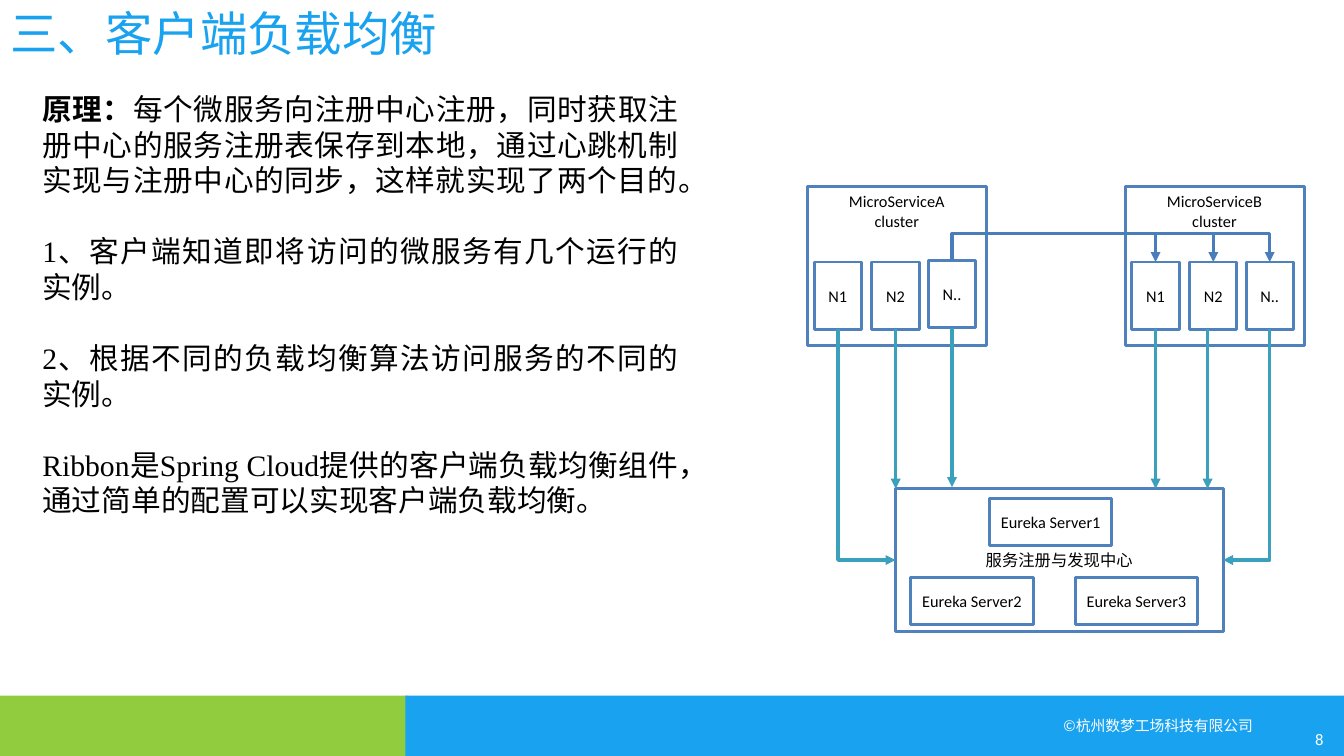
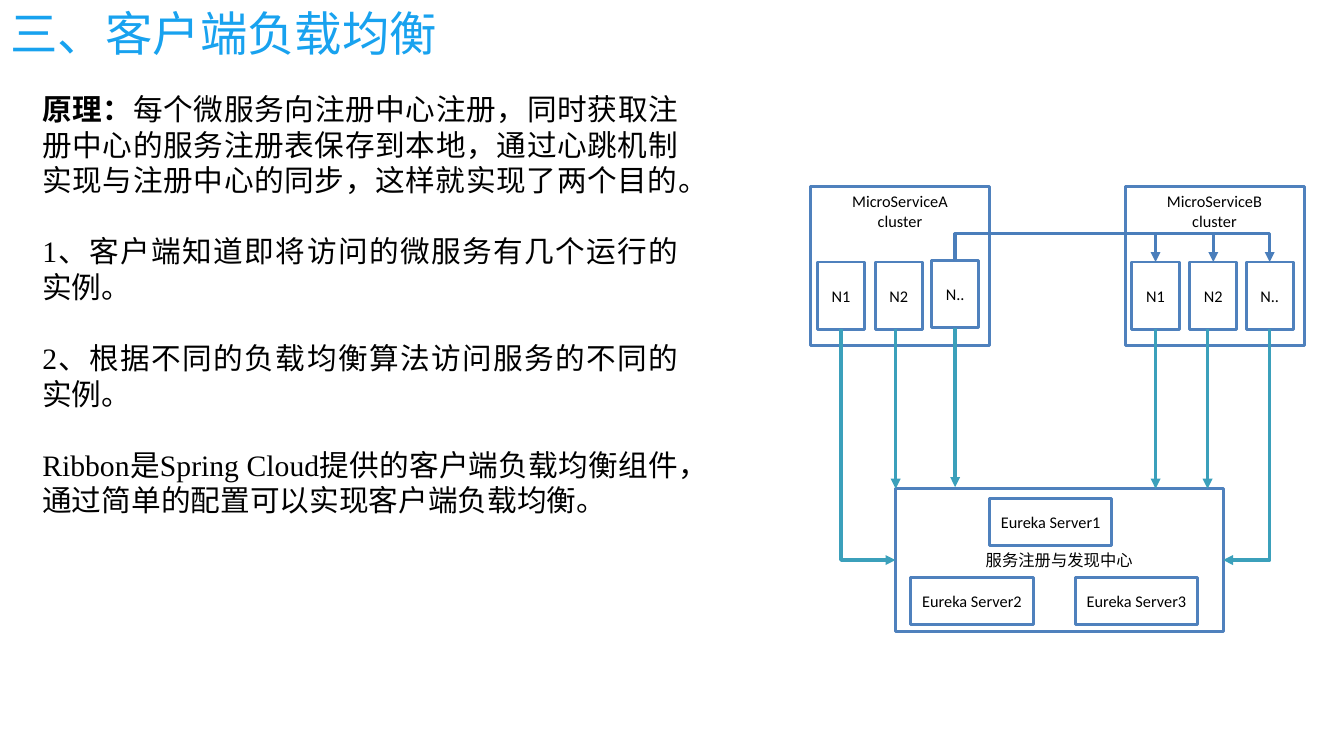
Before and after one commit to kuailewangzi1212/docs, a slide deck: slide 9 of spring cloud/spring cloud.pptx (slide 8 before the commit). Drawn at 1344x756 pixels with LibreOffice and Linux fonts; fonts in the diff are those of the drawing; background and template pictures are left out. Boxes give left, top, right and bottom in pixels: in the first picture for what was removed or moved away, otherwise in the second. Text is boxed around its words. In the diff, an @@ line names an element or a change of style, - is before the commit and + after.

```diff
--- a/spring cloud/spring cloud.pptx
+++ b/spring cloud/spring cloud.pptx
@@ 3 elbow arrows, 2 rectangles, 1 arrow: place and size @@
-3 elbow arrows, 2 rectangles, 1 arrow at bbox=[807, 187, 1269, 487]
+3 elbow arrows, 2 rectangles, 1 arrow at bbox=[811, 187, 1269, 487]
@@ elbow arrow moved from (838, 330) - (896, 560) to (842, 330) - (896, 560) @@
@@ rectangle removed at bbox=[0, 695, 407, 756] @@
@@ rectangle removed at bbox=[405, 695, 1344, 756] @@
@@ text removed at bbox=[1063, 718, 1252, 732] @@
-©杭州数梦工场科技有限公司
@@ page number removed at bbox=[1315, 734, 1324, 745] @@
-8
```
Also in this commit, not shown: 23 other slides changed, 3 slides added, 1 slide removed, 5 other files.
